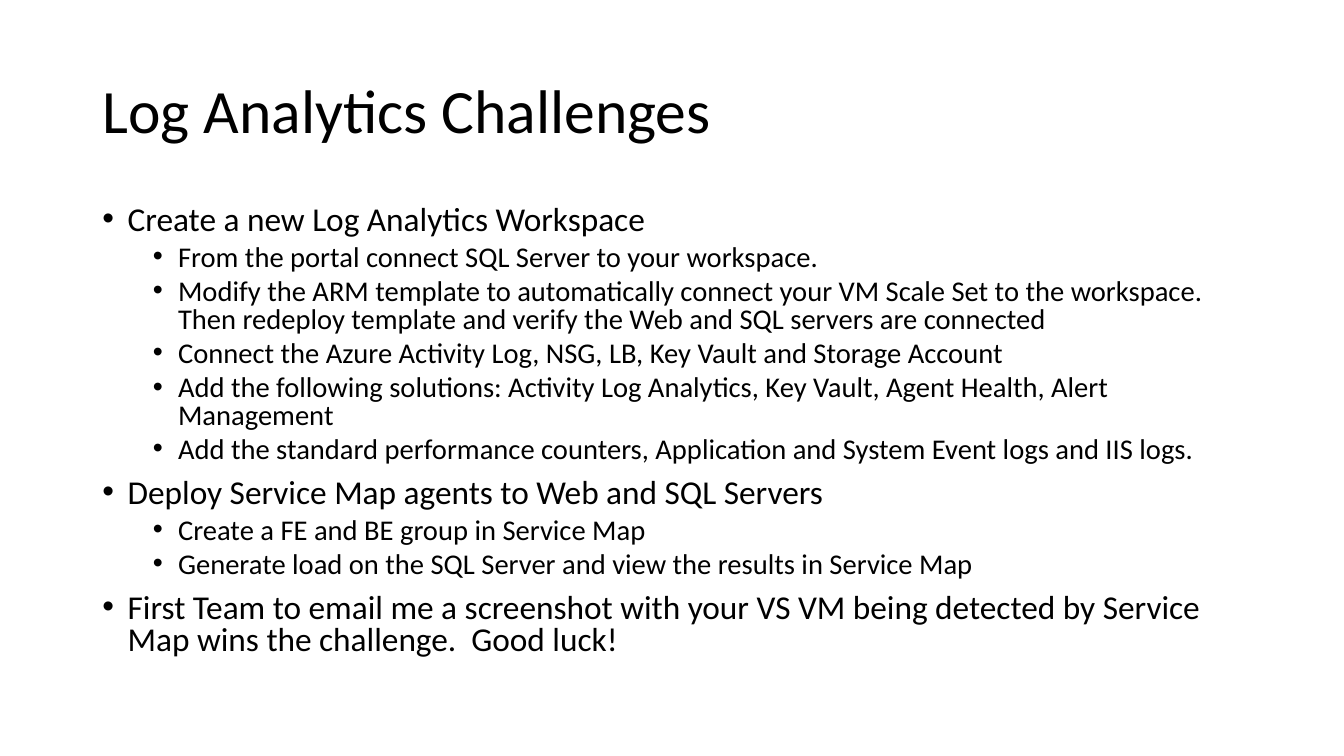
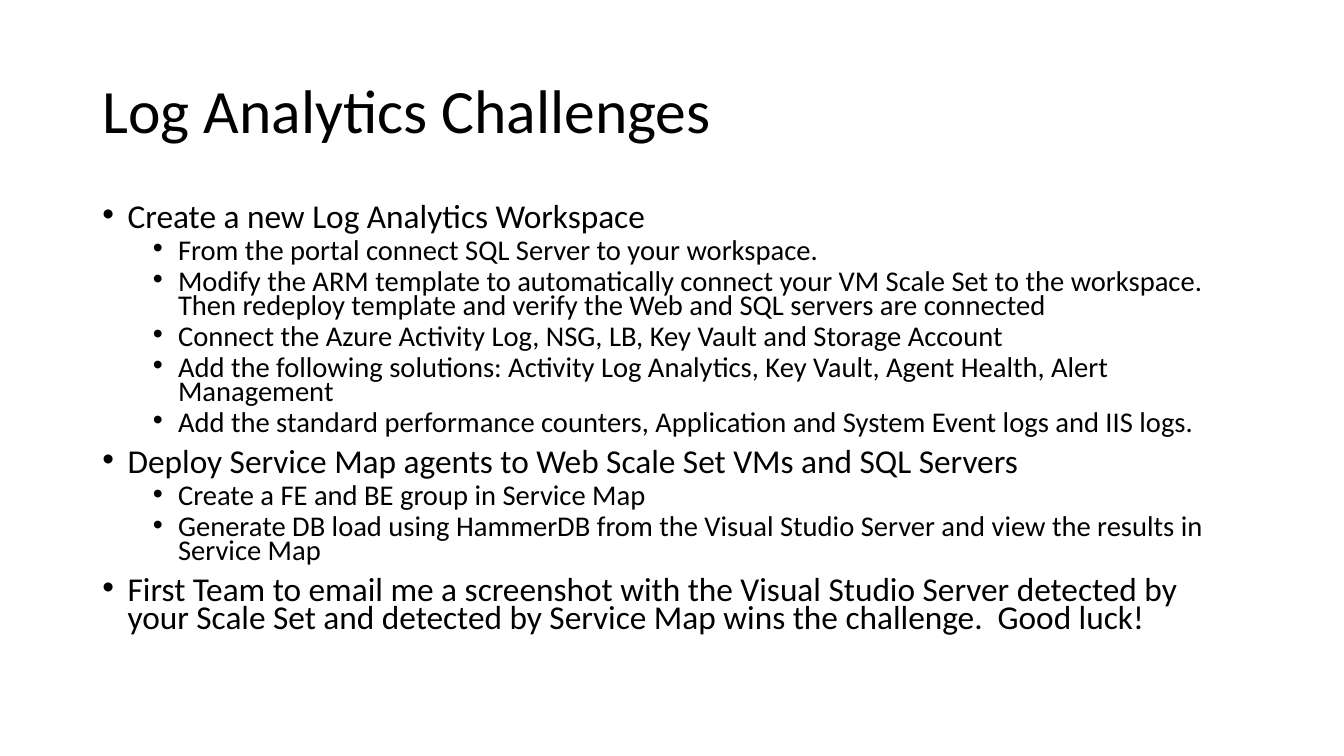
Before and after one commit to rkuehfus/AzureMonitoringHackathon, a slide deck: slide 8 of decks/Azure Monitoring Hackathon.pptx. Drawn at 1344x756 pixels with LibreOffice and Linux fonts; fonts in the diff are those of the drawing. Boxes give left, top, right and bottom in pixels: in the first picture for what was removed or moved away, otherwise in the second. Text is boxed around its words. In the diff, an @@ line names an element or a change of style, - is before the commit and + after.

Commit message:
added script to generate CPU load and updated challanges

```diff
--- a/decks/Azure Monitoring Hackathon.pptx
+++ b/decks/Azure Monitoring Hackathon.pptx
@@ text at <box>128,205,1202,510</box>: line spacing 0.8 to 0.7 @@
@@ text at <box>128,450,1018,479</box>: text changed @@
-• Deploy Service Map agents to Web and SQL Servers
+• Deploy Service Map agents to Web Scale Set VMs and SQL Servers
@@ text at <box>128,516,1203,635</box>: text changed @@
-  • Generate load on the SQL Server and view the results in Service Map
-• First Team to email me a screenshot with your VS VM being detected by Service Map wins the challenge. Good luck!
+  • Generate DB load using HammerDB from the Visual Studio Server and view the results in Service Map
+• First Team to email me a screenshot with the Visual Studio Server detected by your Scale Set and detected by Service Map wins the challenge. Good luck!
```
Also in this commit, not shown: 1 other slide changed, 1 other file.
